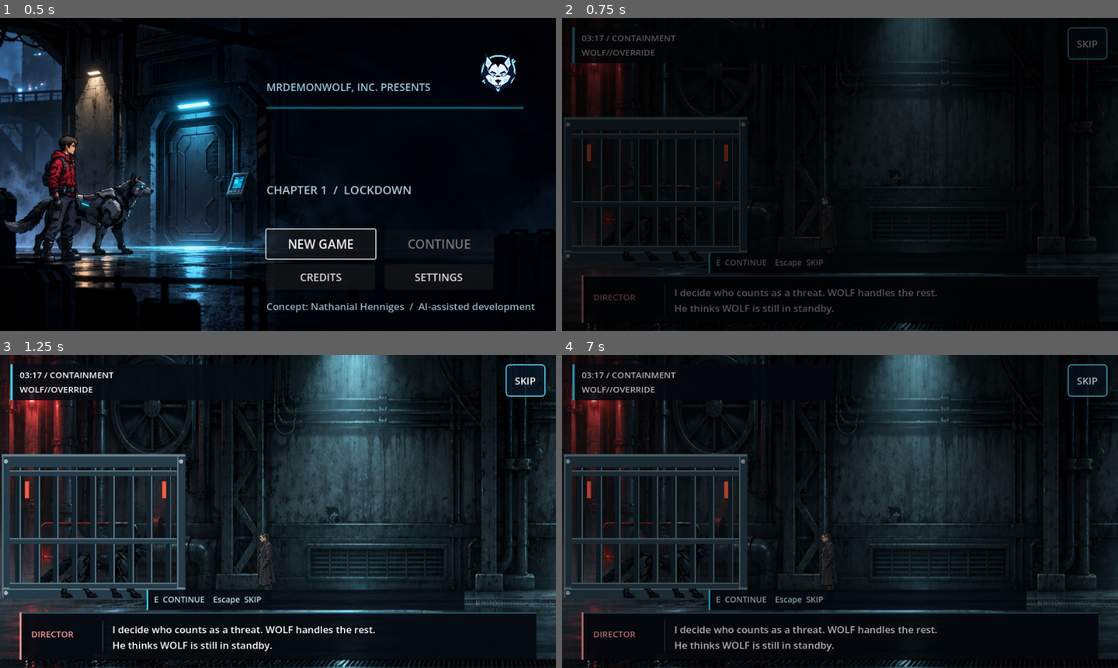
Above: before the commit, frames 1-4 (two rows, left to right).
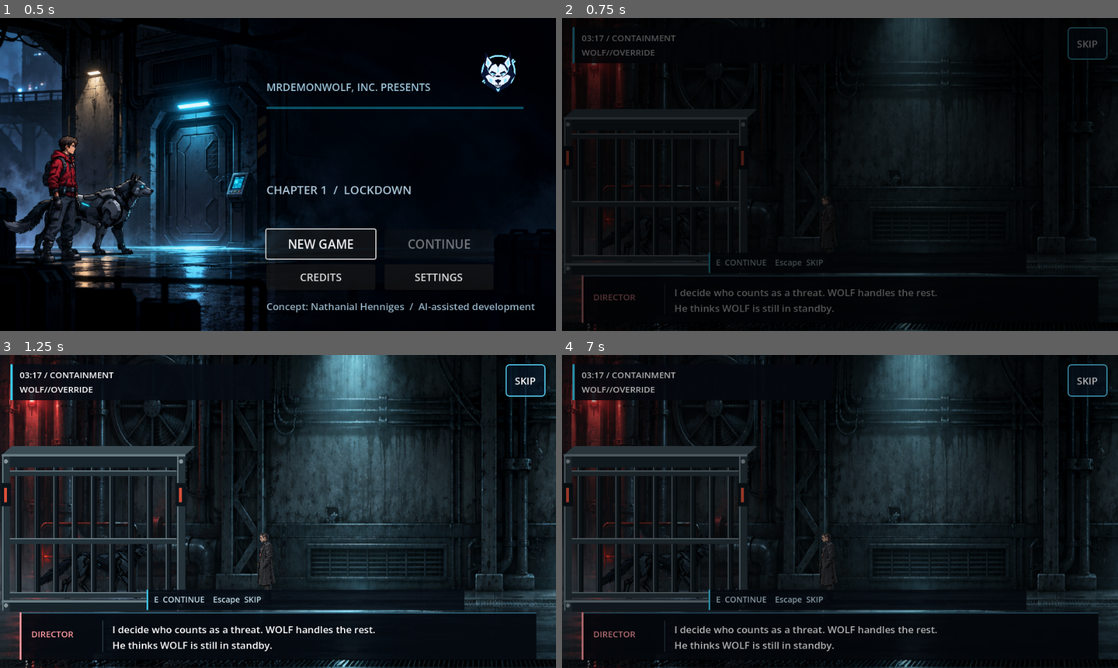
Above: after the commit, the same moments.

Repository: MrDemonWolf/wolf-override
Game: Godot game, scene res://scenes/main.tscn
The game is run twice, just before and just after one commit, with the same random seed, the same clock (stepped at 60 frames per second) and the same inputs.
Inputs (mouse positions are in pixels of both pictures, inside the frame that each line leads up to):
- Up to frame 1 (0.5 s): no input
- Up to frame 2 (0.75 s): click "NEW GAME" at 0.5 s
- Up to frame 3 (1.25 s): no input
- Up to frame 4 (7 s): click "SKIP" at 1.25 s; move the mouse to (962, 495) at 2.02 s; hold D (move_right) 2.03-2.75 s; tap 1 (choice_1) at 2.1 s; click (962, 495) at 2.17 s; click "PAUSE" at 2.75 s; click "RESUME" at 3.5 s; tap Enter at 4.25, 6.5 s; drag from (728, 527) to (812, 574) at 4.27 s; tap Space at 5 s; move the mouse to (895, 442) at 5.02 s; hold A (move_left) 5.03-5.75 s; tap I (cycle_name) at 5.1 s; drag from (812, 574) to (673, 464) at 5.77 s; move the mouse to (1006, 558) at 6.52 s; hold D (move_right) from 6.53 s (still down); tap N (new_game) at 6.6 s

Frame 1 is identical in both runs. In frame 2, 1.0% of the frame differs, in the area x 0-35%, y 29-82%; in frame 3, 5.3%, in the area x 0-36%, y 29-82%; in frame 4, 3.5%.

Commit message:
Correct cage depth and retract shutter inside its roof

Diff:
--- a/apps/game/scenes/main.tscn
+++ b/apps/game/scenes/main.tscn
@@ -115,7 +115,7 @@
 
 [node name="IntroCage" type="Node2D" parent="."]
 visible = false
-z_index = 1
+z_index = 4
 position = Vector2(90, 365)
 script = ExtResource("12_cage")
 
--- a/apps/game/scripts/containment_cage.gd
+++ b/apps/game/scripts/containment_cage.gd
@@ -1,27 +1,39 @@
 extends Node2D
 
 @export var shutter: bool = false
+var opening: float = 0.0:
+	set(value):
+		opening = clampf(value, 0.0, 1.0)
+		queue_redraw()
 
 
 func _draw() -> void:
-	var steel: Color = Color("#263b48")
-	var edge: Color = Color("#66808b")
+	var steel: Color = Color("#24323a")
+	var edge: Color = Color("#6b7e86")
 	if shutter:
+		var bottom: float = maxf(-53.0, 72.0 - opening * 128.0)
+		if bottom <= -53.0:
+			return
 		for x: int in range(-72, 73, 18):
-			draw_rect(Rect2(x - 3, -53, 6, 115), Color("#12222c"))
-			draw_line(Vector2(x + 2, -52), Vector2(x + 2, 61), edge, 1.0)
-		for y: int in [-49, 16, 59]:
+			draw_rect(Rect2(x - 3, -53, 6, bottom + 53), Color("#111a20"))
+			draw_line(Vector2(x - 2, -53), Vector2(x - 2, bottom), Color("#52616a"), 1.0)
+			draw_line(Vector2(x + 2, -53), Vector2(x + 2, bottom), Color("#080e13"), 2.0)
+		for rest_y: int in [-49, 16, 68]:
+			var y: float = rest_y - opening * 128.0
+			if y < -53.0:
+				continue
 			draw_rect(Rect2(-80, y, 160, 5), steel)
 			draw_line(Vector2(-80, y), Vector2(80, y), edge, 1.0)
-		for x: int in [-66, 66]:
-			draw_rect(Rect2(x, -39, 4, 16), Color("#f65b45"))
 		return
-	draw_rect(Rect2(-88, -64, 176, 12), steel)
-	draw_rect(Rect2(-88, 64, 176, 10), steel)
+	draw_colored_polygon(PackedVector2Array([Vector2(-88, -64), Vector2(-78, -73), Vector2(98, -73), Vector2(88, -64)]), Color("#3b4b53"))
+	draw_rect(Rect2(-88, -64, 176, 12), Color("#18242c"))
+	draw_rect(Rect2(-88, 76, 176, 10), Color("#17232a"))
 	for x: int in [-88, 80]:
-		draw_rect(Rect2(x, -64, 8, 138), steel)
-		draw_line(Vector2(x + 1, -63), Vector2(x + 1, 73), edge, 1.0)
-		for y: int in [-58, 68]:
-			draw_circle(Vector2(x + 4, y), 2, Color("#a4b3b6"))
+		draw_rect(Rect2(x, -64, 8, 150), steel)
+		draw_line(Vector2(x + 1, -63), Vector2(x + 1, 85), edge, 1.0)
+		for y: int in [-58, 80]:
+			draw_circle(Vector2(x + 4, y), 2, Color("#87949a"))
+		draw_rect(Rect2(x - 1, -37, 10, 22), Color("#0b141a"))
+		draw_rect(Rect2(x + 2, -33, 3, 14), Color("#db4f39"))
 	draw_line(Vector2(-88, -64), Vector2(88, -64), edge, 2.0)
-	draw_line(Vector2(-88, 64), Vector2(88, 64), edge, 2.0)
+	draw_line(Vector2(-88, 76), Vector2(88, 76), edge, 2.0)
--- a/apps/game/scripts/main.gd
+++ b/apps/game/scripts/main.gd
@@ -206,6 +206,7 @@
 	wolf.position = Vector2(90.0, 423.0)
 	wolf.body_sprite.modulate = Color("#365263")
 	intro_gate.position = Vector2(90.0, 365.0)
+	intro_gate.set("opening", 0.0)
 	$IntroCage.show()
 	intro_gate.show()
 	intro_camera.position = Vector2(267.0, 355.0)
@@ -237,7 +238,7 @@
 		intro_camera.zoom = Vector2(1.95, 1.95)
 		status_line = "The latch tears upward from the inside. WOLF steps out under his own power.\nThe Director freezes at the sound of the seal opening."
 		intro_tween = create_tween()
-		intro_tween.tween_property(intro_gate, "position:y", 214.0, 0.65).set_trans(Tween.TRANS_CUBIC).set_ease(Tween.EASE_OUT)
+		intro_tween.tween_property(intro_gate, "opening", 1.0, 0.65).set_trans(Tween.TRANS_CUBIC).set_ease(Tween.EASE_OUT)
 		intro_tween.parallel().tween_property(intro_alarm, "color:a", 0.13, 0.18)
 		intro_tween.tween_callback(intro_gate.hide)
 		wolf.autonomous_target_x = 142.0
